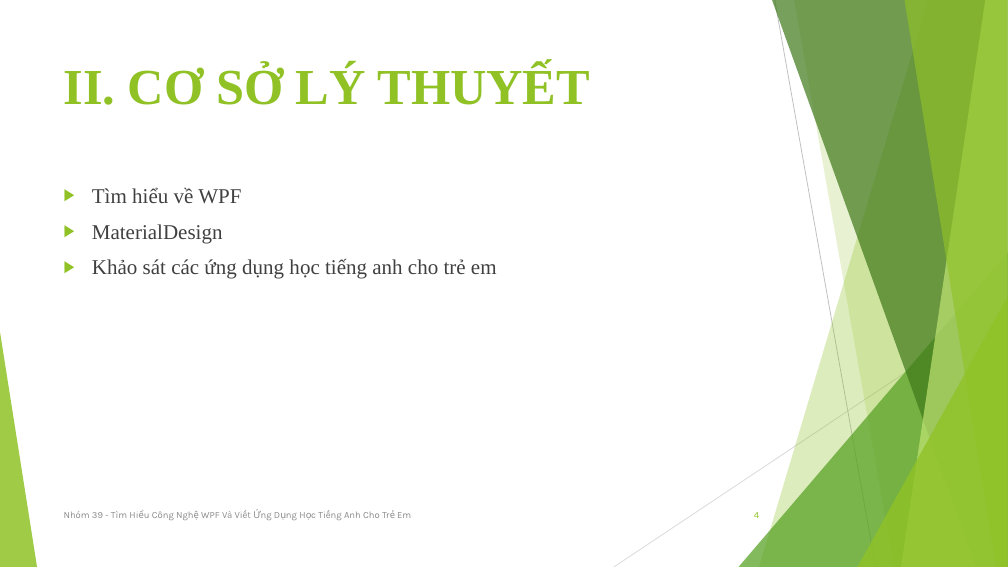
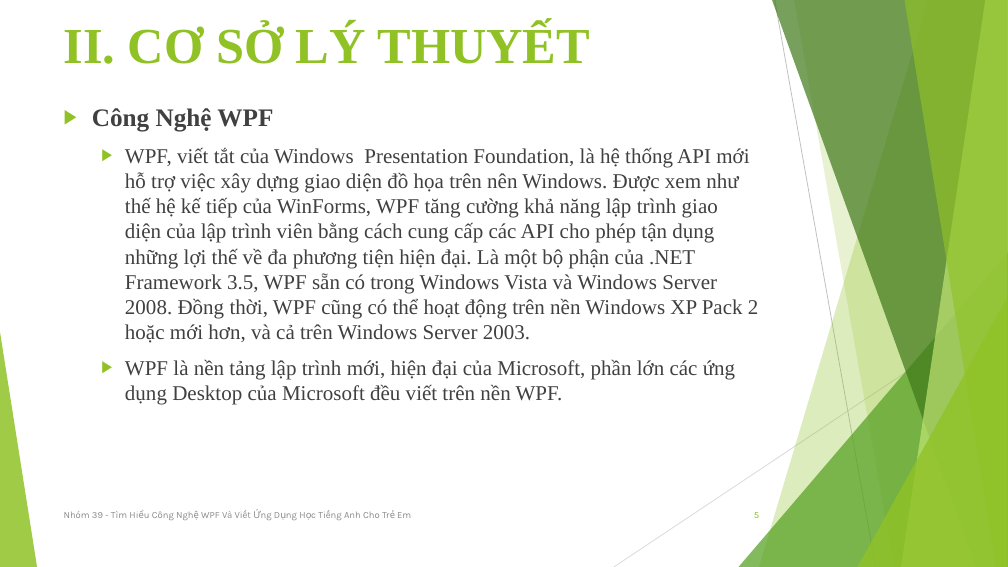
Before and after one commit to hoanghuucuong10/GameEnglish, a slide deck: slide 5 of TaiLieu/SlideBaoCao.pptx (slide 4 before the commit). Drawn at 1008x567 pixels with LibreOffice and Linux fonts; fonts in the diff are those of the drawing. Boxes give left, top, right and bottom in pixels: in the first picture for what was removed or moved away, otherwise in the second. Text is boxed around its words. In the diff, an @@ line names an element or a change of style, - is before the commit and + after.

```diff
--- a/TaiLieu/SlideBaoCao.pptx
+++ b/TaiLieu/SlideBaoCao.pptx
@@ title "II. CƠ SỞ LÝ THUYẾT": place and size @@
-title "II. CƠ SỞ LÝ THUYẾT" at <box>64,65,590,105</box>
+title "II. CƠ SỞ LÝ THUYẾT" at <box>64,24,590,64</box>
@@ text at <box>92,108,759,405</box>: text changed @@
-▶ Tìm hiểu về WPF
-▶ MaterialDesign
-▶ Khảo sát các ứng dụng học tiếng anh cho trẻ em
+▶ Công Nghệ WPF
+  ▶ WPF, viết tắt của Windows Presentation Foundation, là hệ thống API mới hỗ trợ việc xây dựng giao diện đồ họa trên nên Windows. Được xem như thế hệ kế tiếp của WinForms, WPF tăng cường khả năng lập trình giao diện của lập trình viên bằng cách cung cấp các API cho phép tận dụng những lợi thế về đa phương tiện hiện đại. Là một bộ phận của .NET Framework 3.5, WPF sẵn có trong Windows Vista và Windows Server 2008. Đồng thời, WPF cũng có thể hoạt động trên nền Windows XP Pack 2 hoặc mới hơn, và cả trên Windows Server 2003.
+  ▶ WPF là nền tảng lập trình mới, hiện đại của Microsoft, phần lớn các ứng dụng Desktop của Microsoft đều viết trên nền WPF.
@@ page number at <box>754,512,759,518</box>: text changed @@
-4
+5
```
Also in this commit, not shown: 3 other slides changed, 4 slides added, 1 other file.
